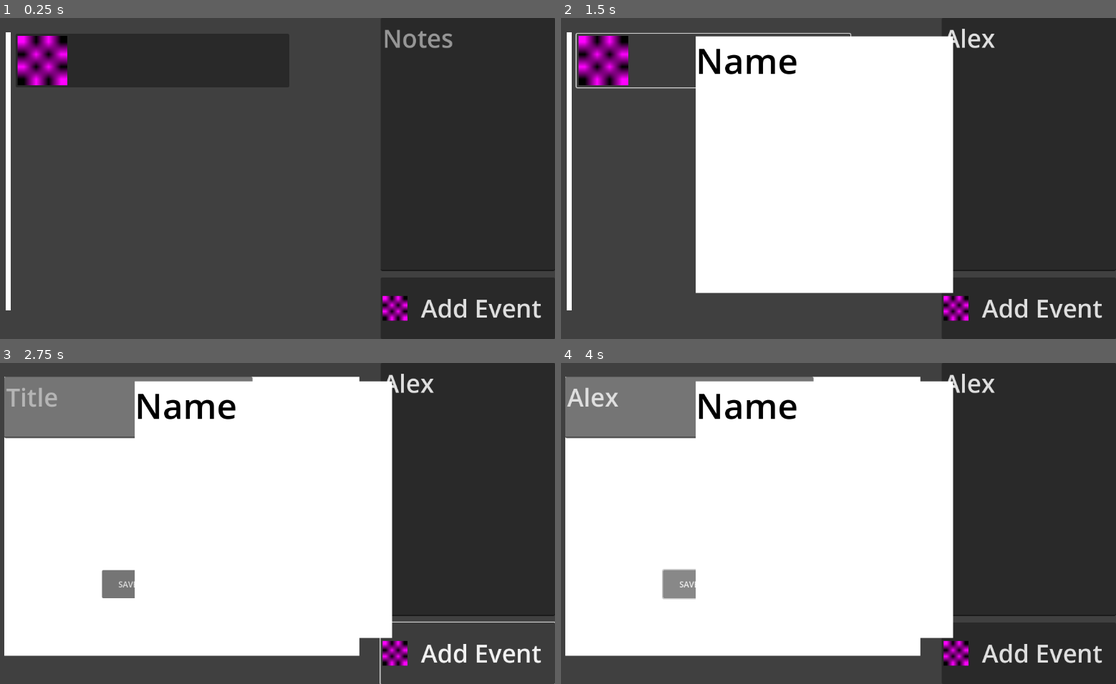
Above: before the commit, frames 1-4 (two rows, left to right).
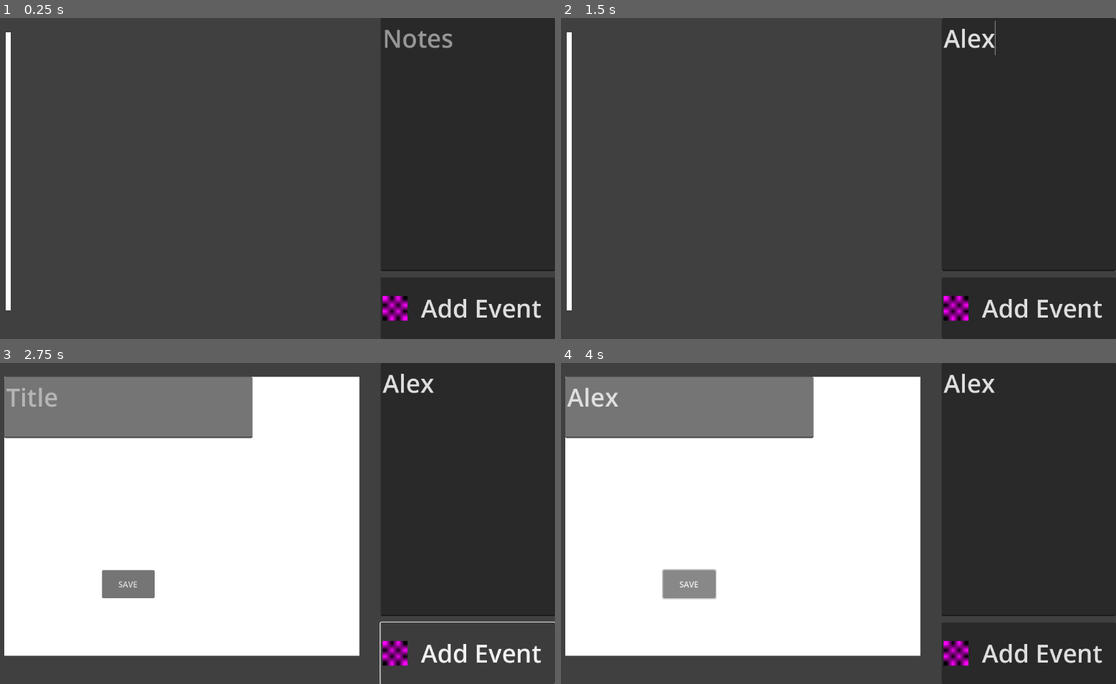
Above: after the commit, the same moments.

Repository: Rover-N/congressional-app-challenge-2025
Game: Godot game, scene res://scenes/main.tscn
The game is run twice, just before and just after one commit, with the same random seed, the same clock (stepped at 60 frames per second) and the same inputs.
Inputs (mouse positions are in pixels of both pictures, inside the frame that each line leads up to):
- Up to frame 1 (0.25 s): no input
- Up to frame 2 (1.5 s): click (1027, 143) at 0.52 s; type "Alex" at 0.6 s; click (710, 59) at 1.27 s
- Up to frame 3 (2.75 s): click "Add Event" at 2 s
- Up to frame 4 (4 s): click (688, 407) at 2.77 s; type "Alex" at 2.85 s; click "SAVE" at 3.5 s

The runs differ from the first frame. In frame 1, 1.4% of the frame differs, in the area x 3-13%, y 5-22%; in frame 2, 39%, in the area x 2-100%, y 0-86%; in frame 3, 9.0%; in frame 4, 9.0%.

Commit message:
Fixed menus with indexing and signals

Diff:
--- a/project.godot
+++ b/project.godot
@@ -12,5 +12,5 @@
 
 config/name="Congressional App Challenge 2025 Super"
 run/main_scene="uid://dkn2br1guakd7"
-config/features=PackedStringArray("4.4", "GL Compatibility")
+config/features=PackedStringArray("4.5", "GL Compatibility")
 config/icon="res://assets/icon.svg"
--- a/scenes/main.tscn
+++ b/scenes/main.tscn
@@ -1,7 +1,6 @@
-[gd_scene load_steps=4 format=3 uid="uid://dkn2br1guakd7"]
+[gd_scene load_steps=3 format=3 uid="uid://dkn2br1guakd7"]
 
 [ext_resource type="Script" uid="uid://cucrpik5r1bd7" path="res://scripts/main.gd" id="1_o5qli"]
-[ext_resource type="PackedScene" uid="uid://cwuv53qtyh2x5" path="res://scenes/menu_button.tscn" id="2_0wfyh"]
 
 [sub_resource type="PlaceholderTexture2D" id="PlaceholderTexture2D_o5qli"]
 size = Vector2(50, 50)
@@ -53,17 +52,6 @@
 offset_bottom = -0.200012
 grow_vertical = 2
 
-[node name="MenuButton" parent="ColorRect/EventList" instance=ExtResource("2_0wfyh")]
-layout_mode = 2
-
-[node name="MenuButton2" parent="ColorRect/EventList" instance=ExtResource("2_0wfyh")]
-visible = false
-layout_mode = 2
-
-[node name="MenuButton3" parent="ColorRect/EventList" instance=ExtResource("2_0wfyh")]
-visible = false
-layout_mode = 2
-
 [node name="NewEventButton" type="Button" parent="ColorRect"]
 layout_mode = 1
 anchors_preset = 3
--- a/scripts/main.gd
+++ b/scripts/main.gd
@@ -2,6 +2,7 @@
 
 var events = []
 var eventTitle
+var currentEvent
 
 const eventMenuButton = preload("res://scenes/menu_button.tscn")
 
@@ -27,7 +28,14 @@
 
 	var event = eventMenuButton.instantiate()
 
+	event.menu_opened.connect(close_all)
+
 	#Start to update UI
 	event.get_node("Screen/EventMenuShow/Title").text = eventData["title"]
 
 	$ColorRect/EventList.add_child(event)
+
+func close_all(buttonIndex):
+	for child in $ColorRect/EventList.get_children():
+		if child.get_index() != buttonIndex:
+			child.get_child(0).get_child(0).visible = false
--- a/scripts/menu_button.gd
+++ b/scripts/menu_button.gd
@@ -1,4 +1,7 @@
 extends Button
 
+signal menu_opened(buttonIndex: int)
+
 func _pressed():
-	$Screen/EventMenuShow.visible = !$Screen/EventMenuShow.visible
+    menu_opened.emit(get_index())
+    $Screen/EventMenuShow.visible = !$Screen/EventMenuShow.visible
Not shown, changed: assets/icon.svg.import
